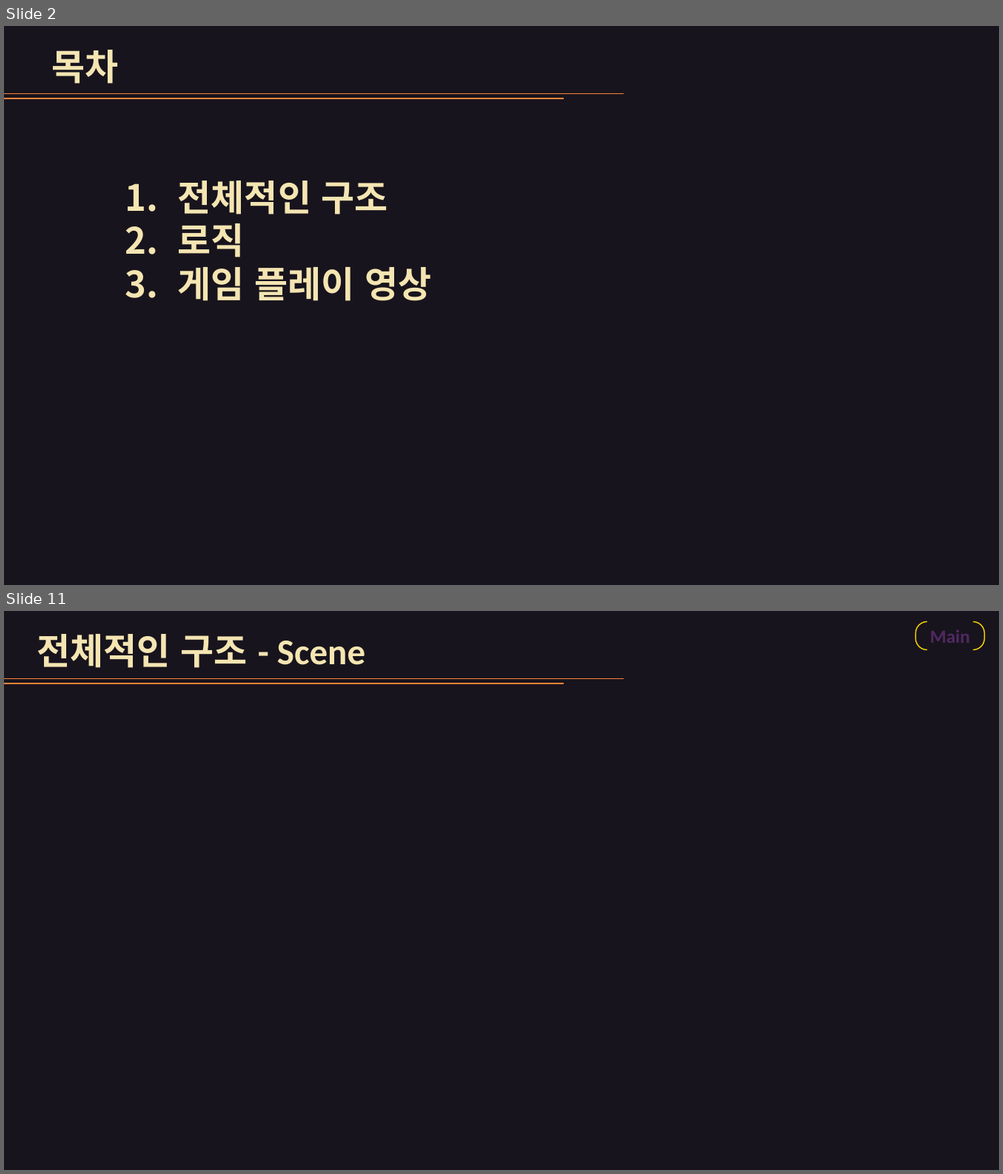
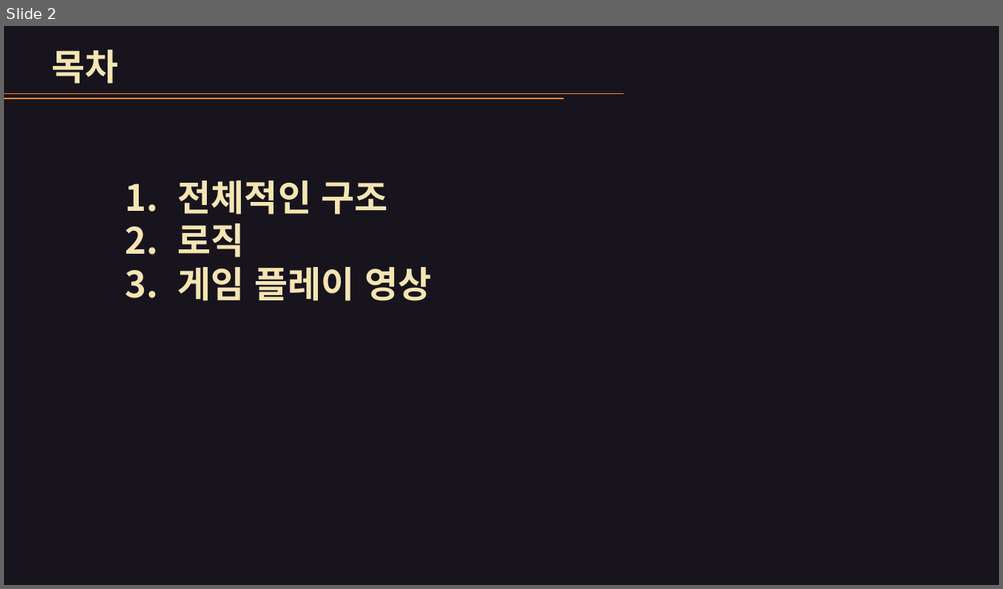
Before and after one commit to dndud3710/ProjectT, a slide deck: 발표자료.pptx. Shown one above the other, each under a label of ours: slides 2 and 11 before the commit, slide 2 after it; the slides between them are not shown. The pictures are 1003x1174 and 1003x589 pixels, drawn with LibreOffice and Linux fonts; fonts in the diff are those of the drawing. Boxes give left, top, right and bottom in pixels: in the first picture for what was removed or moved away, otherwise in the second. Text is boxed around its words. In the diff, an @@ line names an element or a change of style, - is before the commit and + after.

```diff
--- a/발표자료.pptx
+++ b/발표자료.pptx
@@ slide 11 removed at (4, 611, 999, 1170), background #18141D @@
@@ bracket pair removed at (916, 621, 984, 649) @@
-Main
@@ text removed at (37, 634, 365, 668) @@
-전체적인 구조 - Scene
@@ line removed from (4, 679) to (623, 679) @@
@@ line removed from (4, 684) to (563, 684) @@
```
Also in this commit, not shown: 7 slides changed, 8 slides added, 1 other slide removed, 17 other files.
